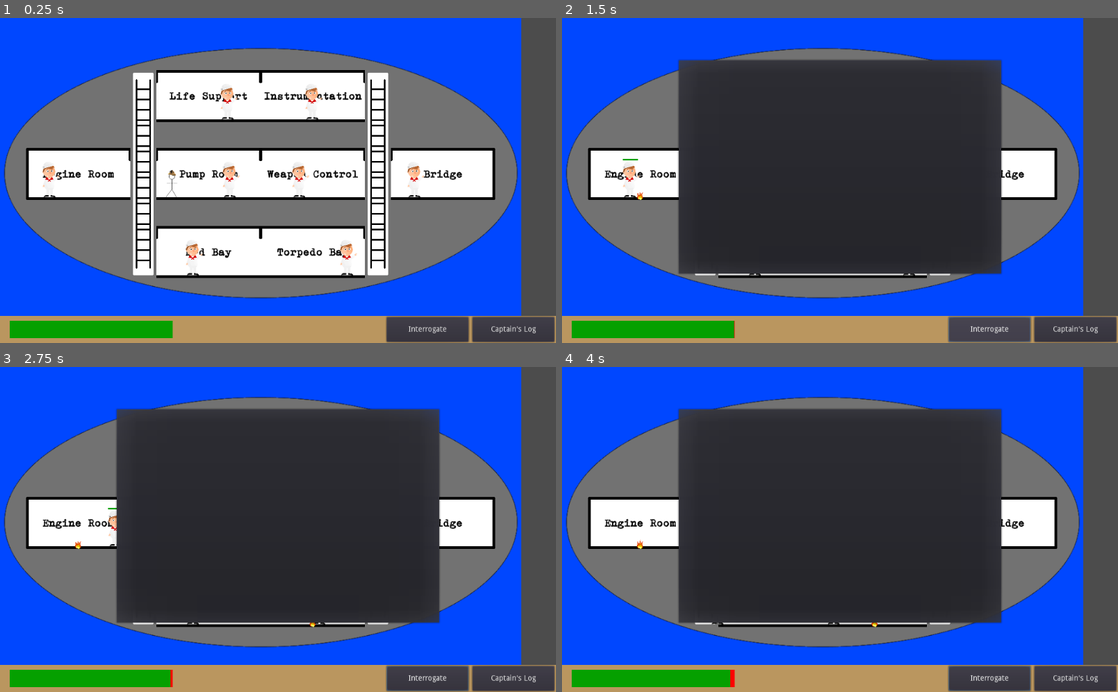
Above: before the commit, frames 1-4 (two rows, left to right).
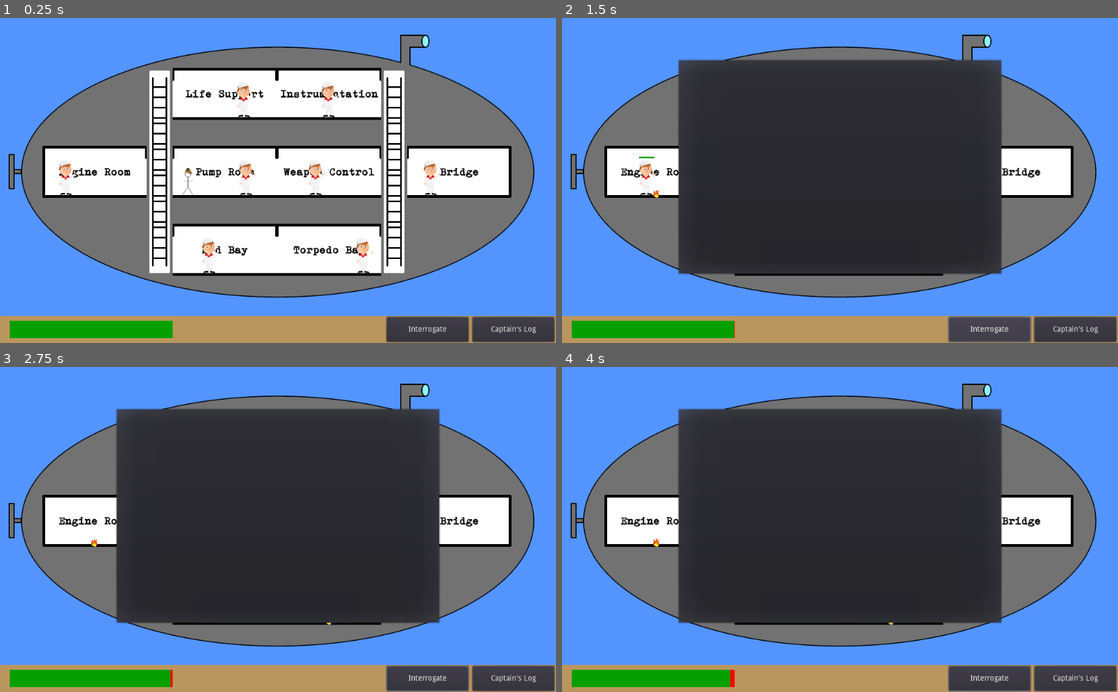
Above: after the commit, the same moments.

Repository: danielcannell/deep-clue-sea
Game: Godot game, scene res://Main.tscn
Two runs of this game, one before a commit and one after it. Both use one fixed random seed, a clock stepped at 60 frames per second and the inputs below.
Inputs (mouse positions are in pixels of both pictures, inside the frame that each line leads up to):
- Up to frame 1 (0.25 s): no input
- Up to frame 2 (1.5 s): click "Captain's Log" at 0.5 s; click "Interrogate" at 1.25 s
- Up to frame 3 (2.75 s): move the mouse to (77, 523) at 2.02 s; hold D (move_right) from 2.03 s (still down); tap W (jump, bound only after the commit) at 2.1, 2.27, 2.57 s; click (77, 523) at 2.17 s; tap Space (jump, bound only before the commit) at 2.3 s
- Up to frame 4 (4 s): tap Enter at 2.75 s; move the mouse to (873, 445) at 2.77 s; tap Space (jump, bound only before the commit) at 2.85, 3.5, 3.8 s; click (873, 445) at 2.92 s; tap W (jump, bound only after the commit) at 3.02, 3.05, 3.32, 3.6 s; move the mouse to (873, 523) at 3.52 s; release D (move_right) at 3.53 s; hold A (move_left) from 3.53 s (still down); click (873, 523) at 3.67 s

The runs differ from the first frame. In frame 1, 54% of the frame differs, in the area x 0-100%, y 0-92%; in frame 2, 41%; in frame 3, 41%; in frame 4, 41%.

Commit message:
Add new submarine background

Diff:
--- a/project.godot
+++ b/project.godot
@@ -28,7 +28,7 @@
  ]
 move_right=[ Object(InputEventKey,"resource_local_to_scene":false,"resource_name":"","device":0,"alt":false,"shift":false,"control":false,"meta":false,"command":false,"pressed":false,"scancode":68,"unicode":0,"echo":false,"script":null)
  ]
-jump=[ Object(InputEventKey,"resource_local_to_scene":false,"resource_name":"","device":0,"alt":false,"shift":false,"control":false,"meta":false,"command":false,"pressed":false,"scancode":32,"unicode":0,"echo":false,"script":null)
+jump=[ Object(InputEventKey,"resource_local_to_scene":false,"resource_name":"","device":0,"alt":false,"shift":false,"control":false,"meta":false,"command":false,"pressed":false,"scancode":87,"unicode":0,"echo":false,"script":null)
  ]
 move_up=[ Object(InputEventKey,"resource_local_to_scene":false,"resource_name":"","device":0,"alt":false,"shift":false,"control":false,"meta":false,"command":false,"pressed":false,"scancode":87,"unicode":0,"echo":false,"script":null)
  ]
--- a/submarine/Submarine.tscn
+++ b/submarine/Submarine.tscn
@@ -17,7 +17,6 @@
 
 [node name="Sprite" type="Sprite" parent="." index="0"]
 
-scale = Vector2( 0.9375, 0.9375 )
 texture = ExtResource( 2 )
 centered = false
 _sections_unfolded = [ "Transform" ]
@@ -25,6 +24,7 @@
 [node name="TileMap" type="TileMap" parent="." index="1"]
 
 editor/display_folded = true
+position = Vector2( 30, -4 )
 mode = 0
 tile_set = ExtResource( 3 )
 cell_size = Vector2( 48, 48 )
@@ -105,6 +105,7 @@
 
 [node name="CrewmenController" type="Node2D" parent="." index="2"]
 
+position = Vector2( 30, -4 )
 script = ExtResource( 6 )
 
 [node name="Crewman0" parent="CrewmenController" index="0" instance=ExtResource( 7 )]
@@ -141,7 +142,7 @@
 
 [node name="Player" parent="." index="3" instance=ExtResource( 8 )]
 
-position = Vector2( 316, 304 )
+position = Vector2( 346, 300 )
 _sections_unfolded = [ "Transform", "Z Index" ]
 
 [node name="Environment" type="Node" parent="." index="4"]
Binary file changed: submarine/submarine.png
Not shown, changed: submarine/submarine.png.import
